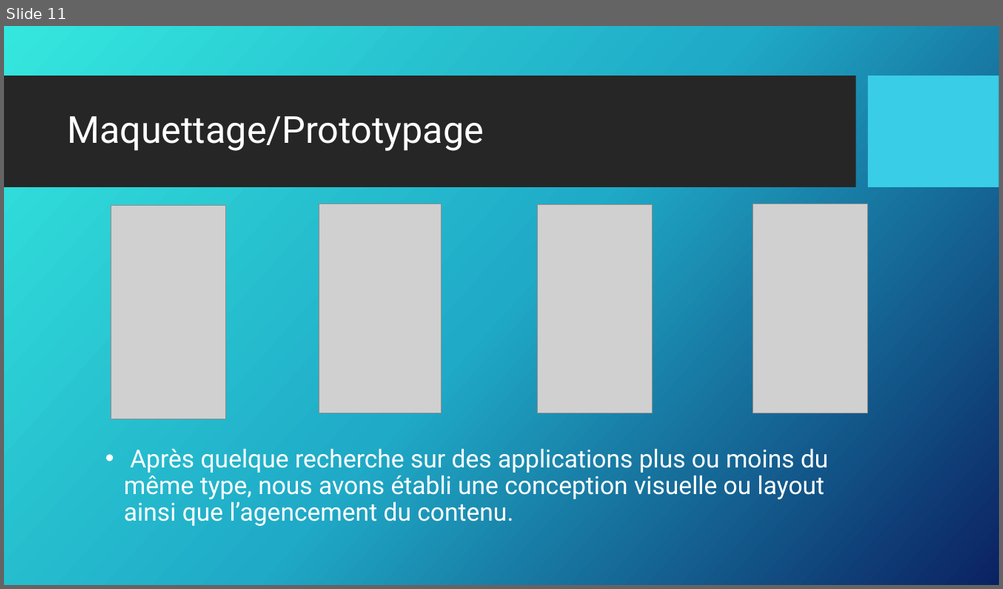
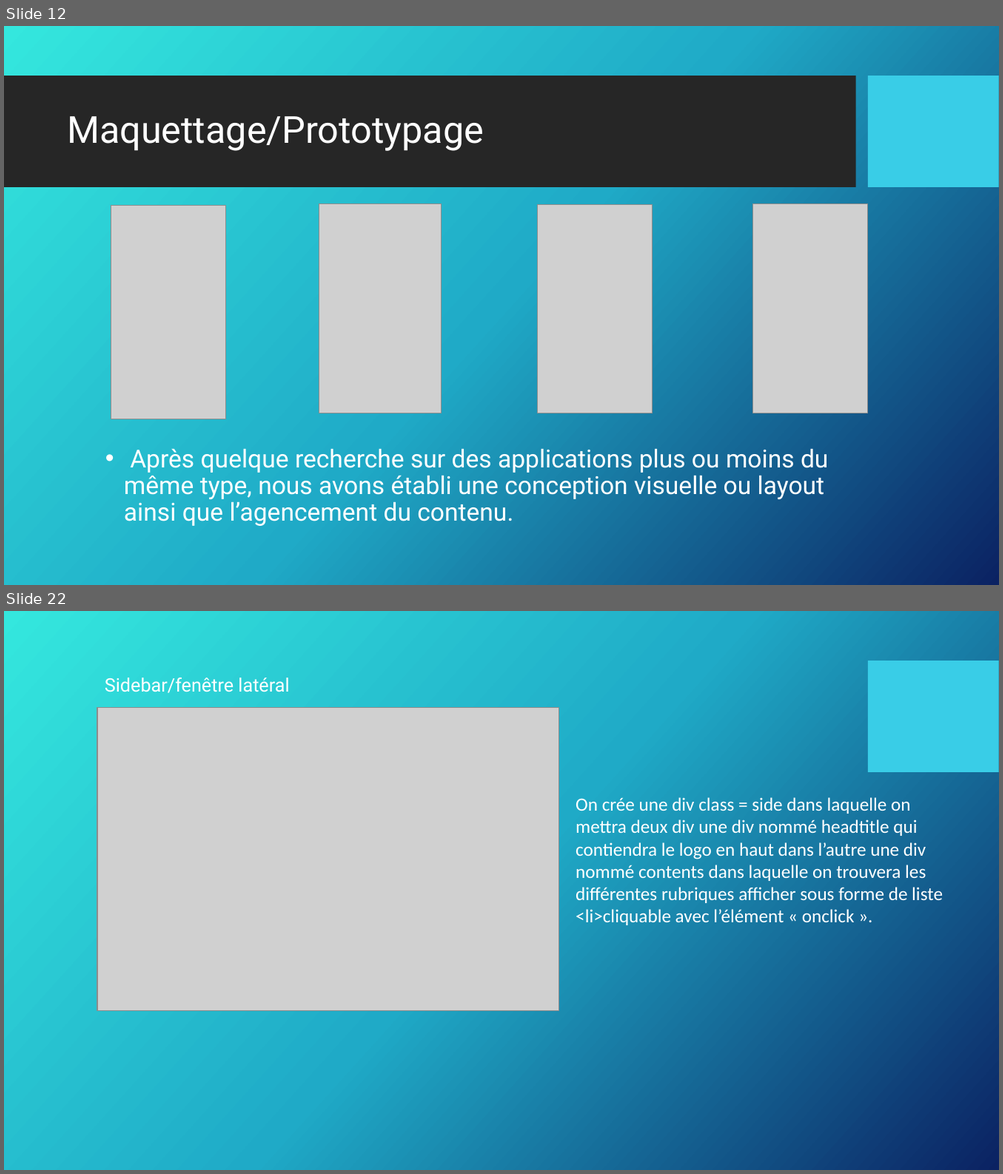
Before and after one commit to Lanagramme/NewsAntilles, a slide deck: DEVELLOPEUR WEB ET WEB MOBILE.pptx. Shown one above the other, each under a label of ours: slide 11 before the commit, slides 12 and 22 after it; the slides between them are not shown. The pictures are 1003x589 and 1003x1174 pixels, drawn with LibreOffice and Linux fonts; fonts in the diff are those of the drawing; grey boxes stand for pictures; background and template pictures are left out. Boxes give left, top, right and bottom in pixels: in the first picture for what was removed or moved away, otherwise in the second. Text is boxed around its words. In the diff, an @@ line names an element or a change of style, - is before the commit and + after.

```diff
--- a/DEVELLOPEUR WEB ET WEB MOBILE.pptx
+++ b/DEVELLOPEUR WEB ET WEB MOBILE.pptx
@@ slide 22 added at <box>4,611,999,1170</box>, background picture (left out); not listed: 1 template element that a slide beside it also shows @@
@@ text added at <box>105,678,289,693</box>, 18 pt, text #FFFFFF @@
+Sidebar/fenêtre latéral
@@ picture added at <box>97,707,558,1011</box> @@
@@ text added at <box>575,797,942,925</box>, 18 pt, text #FFFFFF @@
+On crée une div class = side dans laquelle on mettra deux div une div nommé headtitle qui contiendra le logo en haut dans l’autre une div nommé contents dans laquelle on trouvera les différentes rubriques afficher sous forme de liste <li>cliquable avec l’élément « onclick ».
@@ what was slide 11 is now slide 12 @@
```
Also in this commit, not shown: 6 slides changed, 15 other slides added, 2 slides removed.
